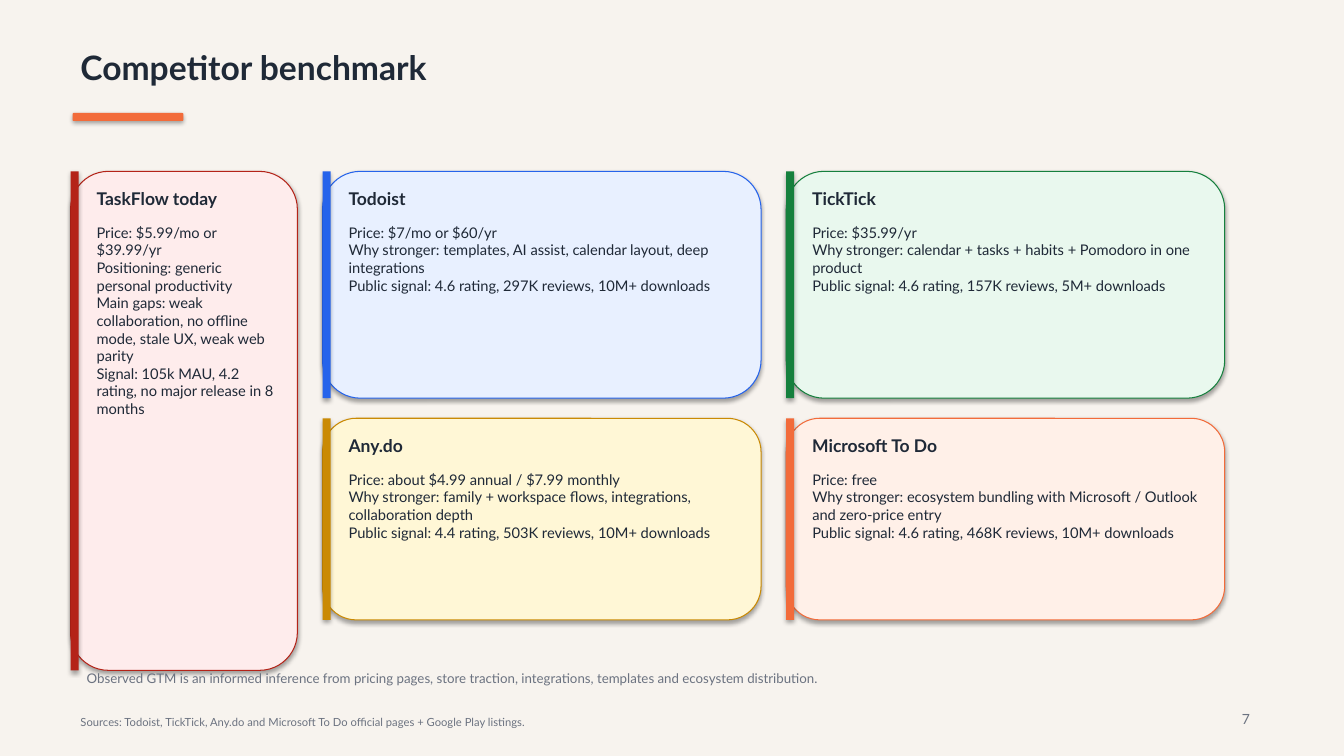
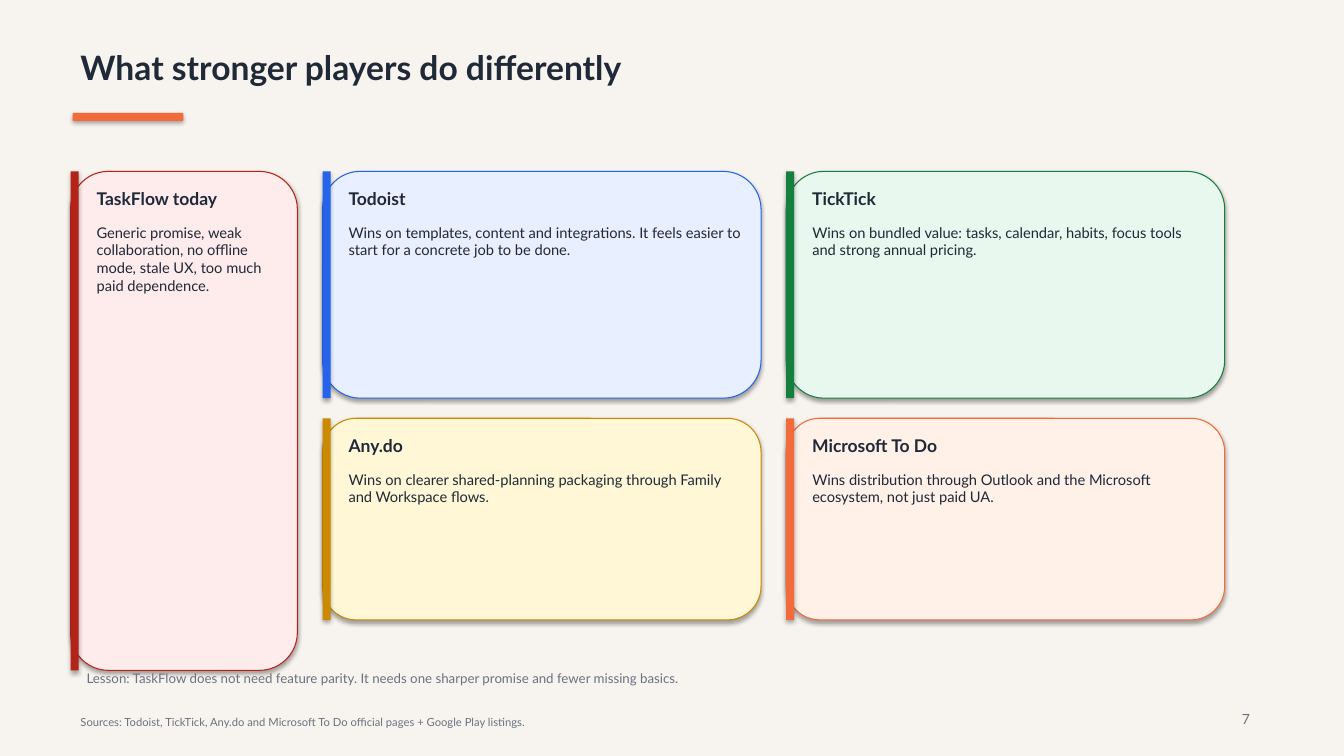
Before and after one commit to TEZv/Genesis-Academy_Strategy-Operations-School-2.0-Case-Task, a slide deck: slide 7 of deliverables/taskflow-case-presentation.pptx. Drawn at 1344x756 pixels with LibreOffice and Linux fonts; fonts in the diff are those of the drawing. Boxes give left, top, right and bottom in pixels: in the first picture for what was removed or moved away, otherwise in the second. Text is boxed around its words. In the diff, an @@ line names an element or a change of style, - is before the commit and + after.

```diff
--- a/deliverables/taskflow-case-presentation.pptx
+++ b/deliverables/taskflow-case-presentation.pptx
@@ text at <box>80,55,621,86</box>: text changed @@
-Competitor benchmark
+What stronger players do differently
@@ text at <box>97,227,261,294</box>: text changed @@
-Price: $5.99/mo or $39.99/yr
-Positioning: generic personal productivity
-Main gaps: weak collaboration, no offline mode, stale UX, weak web parity
-Signal: 105k MAU, 4.2 rating, no major release in 8 months
+Generic promise, weak collaboration, no offline mode, stale UX, too much paid dependence.
@@ text at <box>349,227,741,258</box>: text changed @@
-Price: $7/mo or $60/yr
-Why stronger: templates, AI assist, calendar layout, deep integrations
-Public signal: 4.6 rating, 297K reviews, 10M+ downloads
+Wins on templates, content and integrations. It feels easier to start for a concrete job to be done.
@@ text at <box>812,227,1182,258</box>: text changed @@
-Price: $35.99/yr
-Why stronger: calendar + tasks + habits + Pomodoro in one product
-Public signal: 4.6 rating, 157K reviews, 5M+ downloads
+Wins on bundled value: tasks, calendar, habits, focus tools and strong annual pricing.
@@ text at <box>349,474,721,505</box>: text changed @@
-Price: about $4.99 annual / $7.99 monthly
-Why stronger: family + workspace flows, integrations, collaboration depth
-Public signal: 4.4 rating, 503K reviews, 10M+ downloads
+Wins on clearer shared-planning packaging through Family and Workspace flows.
@@ text at <box>812,474,1151,505</box>: text changed @@
-Price: free
-Why stronger: ecosystem bundling with Microsoft / Outlook and zero-price entry
-Public signal: 4.6 rating, 468K reviews, 10M+ downloads
+Wins distribution through Outlook and the Microsoft ecosystem, not just paid UA.
@@ text at <box>87,672,678,686</box>: text changed @@
-Observed GTM is an informed inference from pricing pages, store traction, integrations, templates and ecosystem distribution.
+Lesson: TaskFlow does not need feature parity. It needs one sharper promise and fewer missing basics.
```
Also in this commit, not shown: 12 other slides changed, 1 slide added, 1 slide removed, 2 other files.
